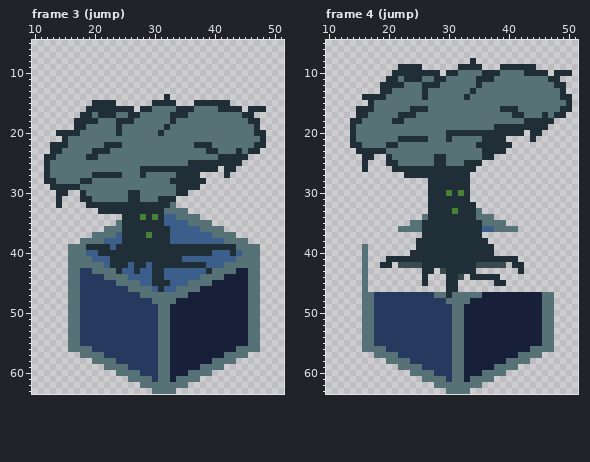
Two versions of one pixel-art file, Assets/Sprites/Player.aseprite. Above, as it was before the edit.
64x64 pixels, 11 frames. Shown: frame 3 (jump): x 10..51, y 5..63; frame 4 (jump): x 10..51, y 5..63. The commit also changed other frames, which this record leaves out.
The result:
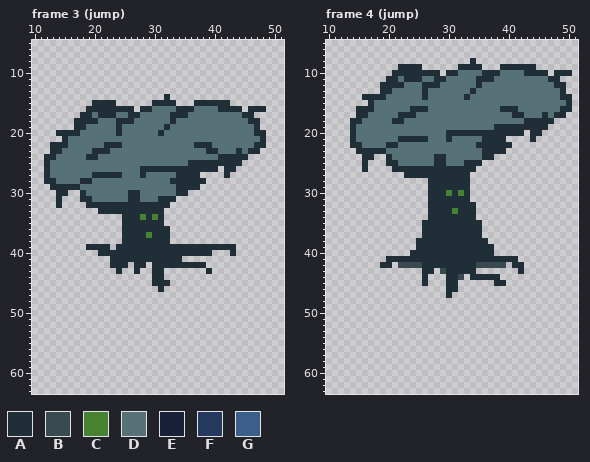
Palette (. is transparent): A #202e37  B #394a50  C #468232  D #577277  E #172038  F #253a5e  G #3c5e8b
What changed:
layer "Layer 1" now hidden
--- frame 3 (jump)
@@ x 10..51 @@
 31 ....A...AADDDDDDAADDDAAA..................
-32 ....A....AAAAAAAAAAAAAAD..................
-33 ...........AAAAAAAAAAADDDD................
-34 ...............AAACACAGGDDDD..............
-35 ..............DAAAAAAAGGGGDDDD............
-36 ............DDDAAAAAAAAGGGGGDDDD..........
-37 ..........DDDDGAAAACAAAGGGGGGGDDDD........
-38 ........DDDDGGGAAAAAAAAGGGGGGGGGDDDD......
-39 ......DDDAAAAGAAAAAAAAAAAAAAAAAAAADDDD....
-40 ......DDDGGAAAAAAAAAAAAAAAAAAAGGGAGDDD....
-41 ......DDDDGGGAAAAAAAAAAAAGGGGGGGGGDDDD....
-42 ......DDDDDDGAAAGAAGAAAAAAAAAGGGDDDDDD....
-43 ......DDFFDDDDAGGAGGAAGGGGGGGADDDDEEDD....
-44 ......DDFFFFDDDDGGGGAAGGGGGGDDDDEEEEDD....
-45 ......DDFFFFFFDDDDGGAAAGGGDDDDEEEEEEDD....
-46 ......DDFFFFFFFFDDDDGAGGDDDDEEEEEEEEDD....
-47 ......DDFFFFFFFFFFDDDDDDDDEEEEEEEEEEDD....
-48 ......DDFFFFFFFFFFFFDDDDEEEEEEEEEEEEDD....
-49 ......DDFFFFFFFFFFFFFDDEEEEEEEEEEEEEDD....
-50 ......DDFFFFFFFFFFFFFDDEEEEEEEEEEEEEDD....
-51 ......DDFFFFFFFFFFFFFDDEEEEEEEEEEEEEDD....
-52 ......DDFFFFFFFFFFFFFDDEEEEEEEEEEEEEDD....
-53 ......DDFFFFFFFFFFFFFDDEEEEEEEEEEEEEDD....
-54 ......DDFFFFFFFFFFFFFDDEEEEEEEEEEEEEDD....
-55 ......DDFFFFFFFFFFFFFDDEEEEEEEEEEEEEDD....
-56 ......DDDDFFFFFFFFFFFDDEEEEEEEEEEEDDDD....
-57 ........DDDDFFFFFFFFFDDEEEEEEEEEDDDD......
-58 ..........DDDDFFFFFFFDDEEEEEEEDDDD........
-59 ............DDDDFFFFFDDEEEEEDDDD..........
-60 ..............DDDDFFFDDEEEDDDD............
-61 ................DDDDFDDEDDDD..............
-62 ..................DDDDDDDD................
-63 ....................DDDD..................
+32 ....A....AAAAAAAAAAAAAA...................
+33 ...........AAAAAAAAAAA....................
+34 ...............AAACACA....................
+35 ...............AAAAAAA....................
+36 ...............AAAAAAAA...................
+37 ...............AAAACAAA...................
+38 ...............AAAAAAAA...................
+39 .........AAAA.AAAAAAAAAAAAAAAAAAAA........
+40 ...........AAAAAAAAAAAAAAAAAAA...A........
+41 .............AAAAAAAAAAAA.................
+42 .............AAA.AA.AAAAAAAAA.............
+43 ..............A..A..AA.......A............
+44 ....................AA....................
+45 ....................AAA...................
+46 .....................A....................
+47 ..........................................
+48 ..........................................
+49 ..........................................
+50 ..........................................
+51 ..........................................
+52 ..........................................
+53 ..........................................
+54 ..........................................
+55 ..........................................
+56 ..........................................
+57 ..........................................
+58 ..........................................
+59 ..........................................
+60 ..........................................
+61 ..........................................
+62 ..........................................
+63 ..........................................
--- frame 4 (jump)
@@ x 10..51 @@
 32 .................AAAAAAAA.................
-33 .................AAAACAAAD................
-34 ................DAAAAAAAADDD..............
-35 ..............DDAAAAAAAAAADDDD............
-36 ............DDDDAAAAAAAAAAGGDDDD..........
+33 .................AAAACAAA.................
+34 .................AAAAAAAA.................
+35 ................AAAAAAAAAA................
+36 ................AAAAAAAAAA................
 37 ................AAAAAAAAAA................
 38 ...............AAAAAAAAAAAA...............
-39 ......D........AAAAAAAAAAAAA..............
-40 ......D.......AAAAAAAAAAAAAA..............
-41 ......D...AAAAAAAAAAAAAAAAAAAAAA..........
-42 ......D..AA.BBBBAAAAAAAAABBBBB.AA.........
-43 ......D.........AA.BAAAAA.......A.........
-44 ......D.........A...AAB.AAAAA.............
-45 ......D.........A...AA......AA............
-46 ......D.............AA....................
-47 ......DDFFFFFFFFFFDDADDDDDEEEEEEEEEEDD....
-48 ......DDFFFFFFFFFFFFDDDDEEEEEEEEEEEEDD....
-49 ......DDFFFFFFFFFFFFFDDEEEEEEEEEEEEEDD....
-50 ......DDFFFFFFFFFFFFFDDEEEEEEEEEEEEEDD....
-51 ......DDFFFFFFFFFFFFFDDEEEEEEEEEEEEEDD....
-52 ......DDFFFFFFFFFFFFFDDEEEEEEEEEEEEEDD....
-53 ......DDFFFFFFFFFFFFFDDEEEEEEEEEEEEEDD....
-54 ......DDFFFFFFFFFFFFFDDEEEEEEEEEEEEEDD....
-55 ......DDFFFFFFFFFFFFFDDEEEEEEEEEEEEEDD....
-56 ......DDDDFFFFFFFFFFFDDEEEEEEEEEEEDDDD....
-57 ........DDDDFFFFFFFFFDDEEEEEEEEEDDDD......
-58 ..........DDDDFFFFFFFDDEEEEEEEDDDD........
-59 ............DDDDFFFFFDDEEEEEDDDD..........
-60 ..............DDDDFFFDDEEEDDDD............
-61 ................DDDDFDDEDDDD..............
-62 ..................DDDDDDDD................
-63 ....................DDDD..................
+39 ...............AAAAAAAAAAAAA..............
+40 ..............AAAAAAAAAAAAAA..............
+41 ..........AAAAAAAAAAAAAAAAAAAAAA..........
+42 .........AA.BBBBAAAAAAAAABBBBB.AA.........
+43 ................AA.BAAAAA.......A.........
+44 ................A...AAB.AAAAA.............
+45 ................A...AA......AA............
+46 ....................AA....................
+47 ....................A.....................
+48 ..........................................
+49 ..........................................
+50 ..........................................
+51 ..........................................
+52 ..........................................
+53 ..........................................
+54 ..........................................
+55 ..........................................
+56 ..........................................
+57 ..........................................
+58 ..........................................
+59 ..........................................
+60 ..........................................
+61 ..........................................
+62 ..........................................
+63 ..........................................
Where, in picture pixels (left, top, right, bottom), the same in both pictures:
erased: (68, 202, 260, 394)
erased: (476, 208, 518, 232)
erased: (398, 214, 428, 232)
erased: (362, 244, 554, 394)
